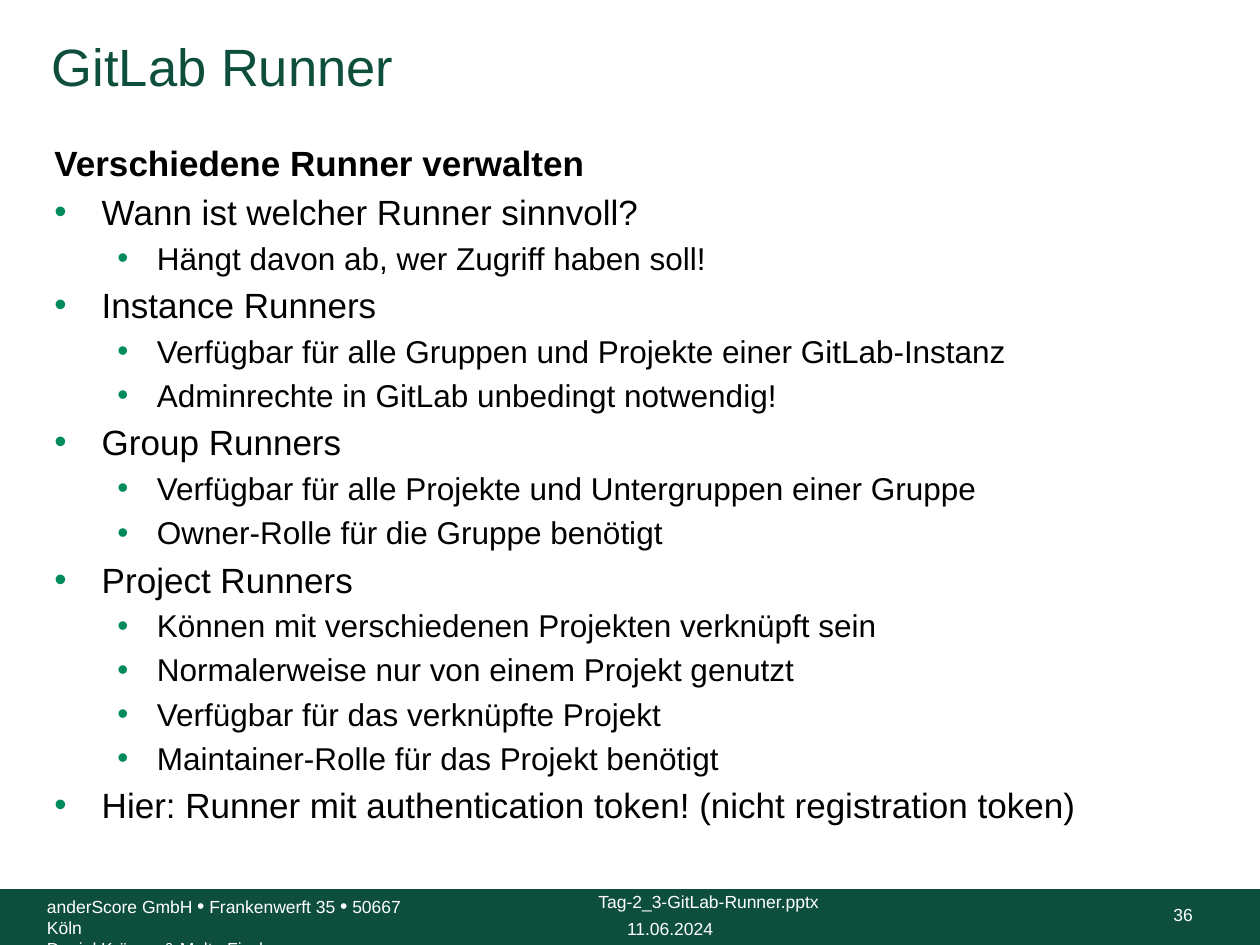
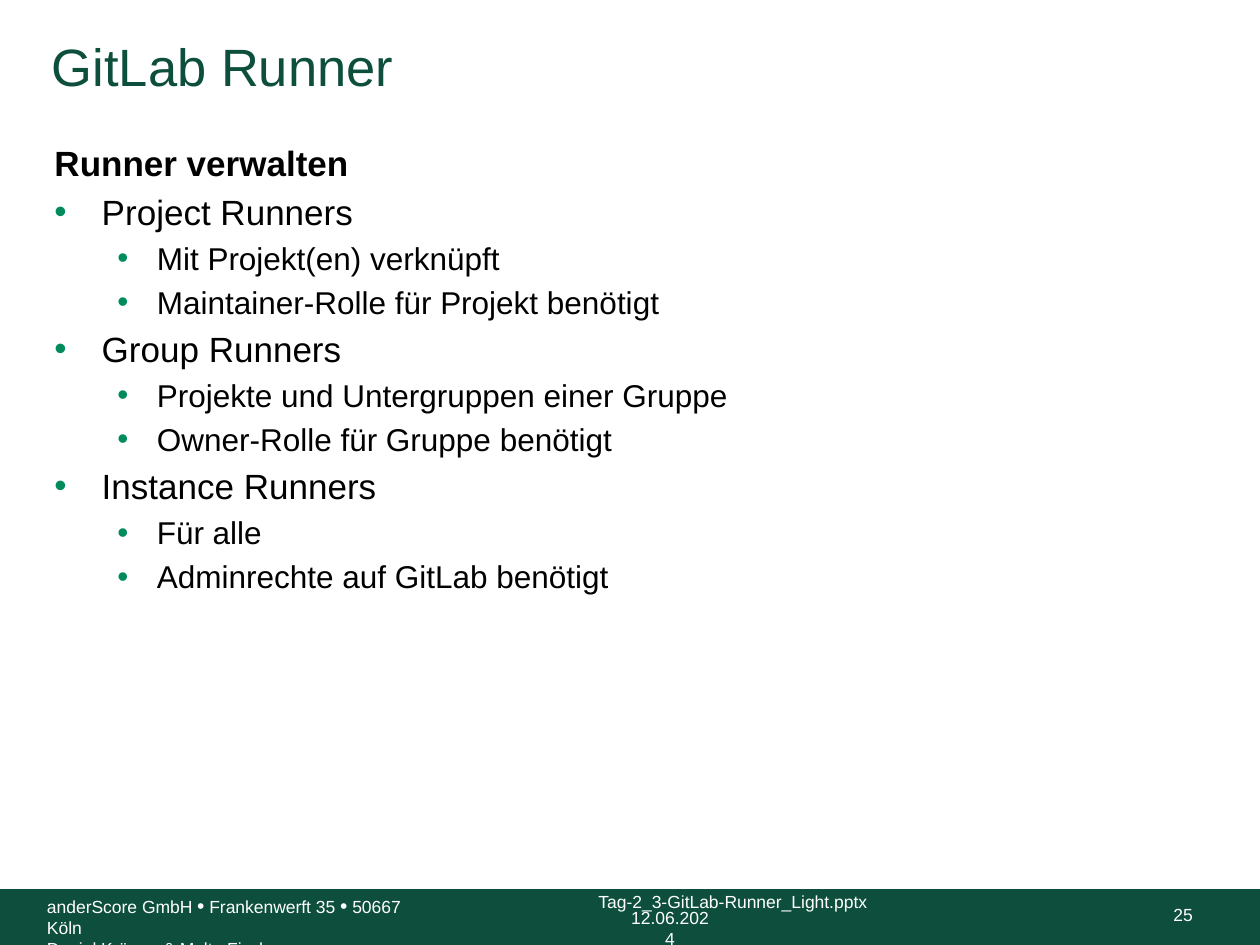
Before and after one commit to anderscore-gmbh/gitlab, a slide deck: slide 25 of slides/Tag-2_3-GitLab-Runner.pptx (slide 36 before the commit). Drawn at 1260x945 pixels with LibreOffice and Linux fonts; fonts in the diff are those of the drawing; background and template pictures are left out. Boxes give left, top, right and bottom in pixels: in the first picture for what was removed or moved away, otherwise in the second. Text is boxed around its words. In the diff, an @@ line names an element or a change of style, - is before the commit and + after.

Commit message:
_Light suffix entfernt (aka umbenannt)

```diff
--- a/slides/Tag-2_3-GitLab-Runner.pptx
+++ b/slides/Tag-2_3-GitLab-Runner.pptx
@@ text at box(54, 150, 727, 457): text changed; size 20 to 18 pt @@
-Verschiedene Runner verwalten
-• Wann ist welcher Runner sinnvoll?
-  • Hängt davon ab, wer Zugriff haben soll!
+Runner verwalten
+• Project Runners
+  • Mit Projekt(en) verknüpft
+  • Maintainer-Rolle für Projekt benötigt
+• Group Runners
+  • Projekte und Untergruppen einer Gruppe
+  • Owner-Rolle für Gruppe benötigt
@@ text at box(157, 521, 608, 594): text changed @@
-  • Verfügbar für alle Gruppen und Projekte einer GitLab-Instanz
-  • Adminrechte in GitLab unbedingt notwendig!
-• Group Runners
-  • Verfügbar für alle Projekte und Untergruppen einer Gruppe
-  • Owner-Rolle für die Gruppe benötigt
-• Project Runners
-  • Können mit verschiedenen Projekten verknüpft sein
-  • Normalerweise nur von einem Projekt genutzt
-  • Verfügbar für das verknüpfte Projekt
-  • Maintainer-Rolle für das Projekt benötigt
-• Hier: Runner mit authentication token! (nicht registration token)
+  • Für alle
+  • Adminrechte auf GitLab benötigt
@@ text at box(598, 895, 867, 913): text changed @@
-Tag-2_3-GitLab-Runner.pptx
+Tag-2_3-GitLab-Runner_Light.pptx
@@ text at box(631, 911, 709, 924): text changed @@
-11.06.2024
+12.06.2024
@@ page number at box(1173, 909, 1192, 921): text changed @@
-36
+25
```
Also in this commit, not shown: 97 other slides changed, 2 slides added, 1 slide removed.
